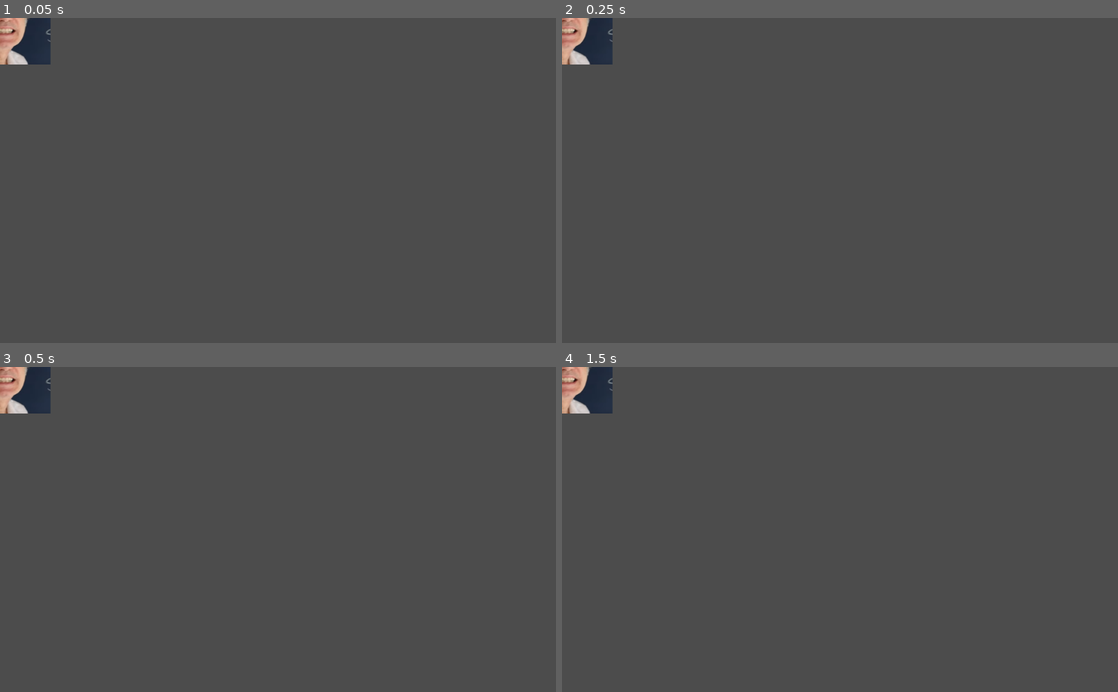
Above: before the commit, frames 1-4 (two rows, left to right).
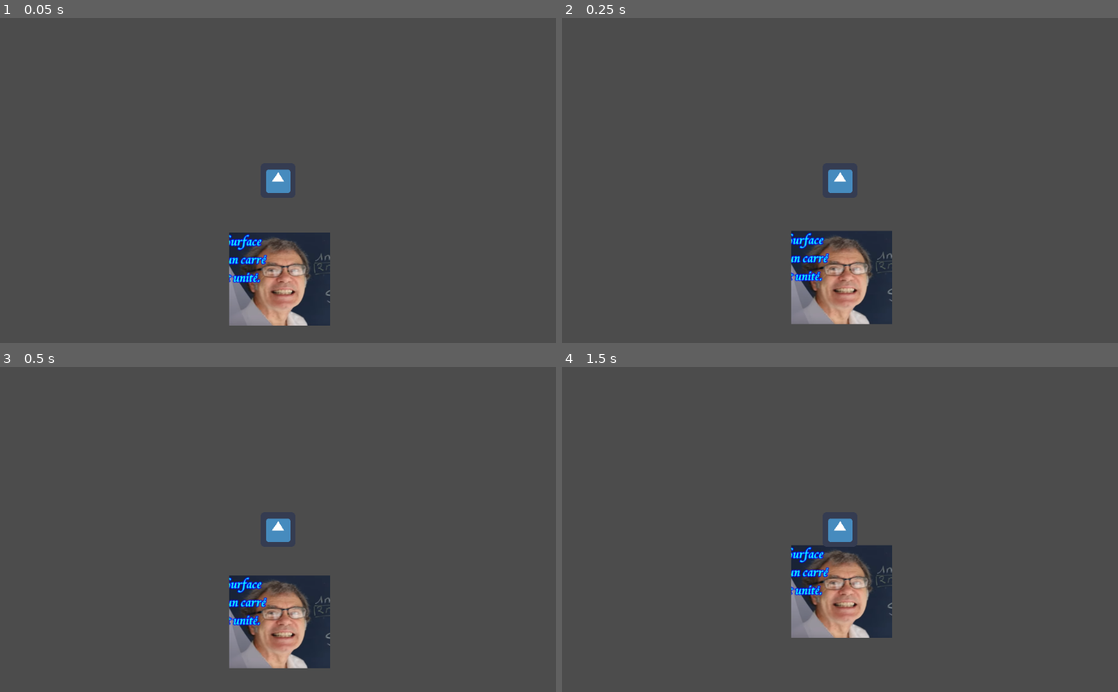
Above: after the commit, the same moments.

Repository: pop123123123/LD-54
Game: Godot game, scene res://src/Game/Game.tscn
The game is run twice, just before and just after one commit, with the same random seed, the same clock (stepped at 60 frames per second) and the same inputs. The engine's default icon, where the game draws it, is replaced by a stand-in: a white triangle on a blue panel in a dark square.
Inputs:
- Up to frame 1 (0.05 s): no input
- Up to frame 2 (0.25 s): no input
- Up to frame 3 (0.5 s): no input
- Up to frame 4 (1.5 s): no input

The runs differ from the first frame. In frame 1, 6.5% of the frame differs, in the area x 0-60%, y 0-95%; in frame 2, 6.5%; in frame 3, 6.5%; in frame 4, 6.4%.

Commit message:
add player and link it to the map

Diff:
--- a/src/Map/Map.tscn
+++ b/src/Map/Map.tscn
@@ -1,13 +1,14 @@
-[gd_scene load_steps=3 format=2]
+[gd_scene load_steps=4 format=2]
 
 [ext_resource path="res://assets/sprites/yannick.png" type="Texture" id=1]
+[ext_resource path="res://src/Player/Player.tscn" type="PackedScene" id=2]
 
 [sub_resource type="RectangleShape2D" id=1]
 extents = Vector2( 191.027, 186.851 )
 
 [node name="Map" type="Node2D"]
 
-[node name="Floor" type="Area2D" parent="."]
+[node name="Floor" type="StaticBody2D" parent="."]
 
 [node name="Sprite" type="Sprite" parent="Floor"]
 scale = Vector2( 0.494695, 0.454907 )
@@ -17,3 +18,6 @@
 position = Vector2( 0.500006, 0.999992 )
 scale = Vector2( 0.494695, 0.454907 )
 shape = SubResource( 1 )
+
+[node name="Player" parent="." instance=ExtResource( 2 )]
+position = Vector2( -3, -182 )
--- /dev/null
+++ b/src/Player/Player.gd
@@ -0,0 +1,16 @@
+extends Node2D
+
+
+# Declare member variables here. Examples:
+# var a = 2
+# var b = "text"
+
+
+# Called when the node enters the scene tree for the first time.
+func _ready():
+	pass # Replace with function body.
+
+
+# Called every frame. 'delta' is the elapsed time since the previous frame.
+#func _process(delta):
+#	pass
--- /dev/null
+++ b/src/Player/Player.tscn
@@ -0,0 +1,22 @@
+[gd_scene load_steps=4 format=2]
+
+[ext_resource path="res://assets/sprites/icon.png" type="Texture" id=1]
+[ext_resource path="res://src/Player/Player.gd" type="Script" id=2]
+
+[sub_resource type="RectangleShape2D" id=1]
+extents = Vector2( 29, 30.5 )
+
+[node name="Player" type="Node2D"]
+script = ExtResource( 2 )
+
+[node name="RigidBody2D" type="RigidBody2D" parent="."]
+
+[node name="Sprite" type="Sprite" parent="RigidBody2D"]
+texture = ExtResource( 1 )
+
+[node name="CollisionShape2D" type="CollisionShape2D" parent="RigidBody2D"]
+position = Vector2( -1, 0.5 )
+shape = SubResource( 1 )
+
+[node name="Camera2D" type="Camera2D" parent="RigidBody2D"]
+current = true
